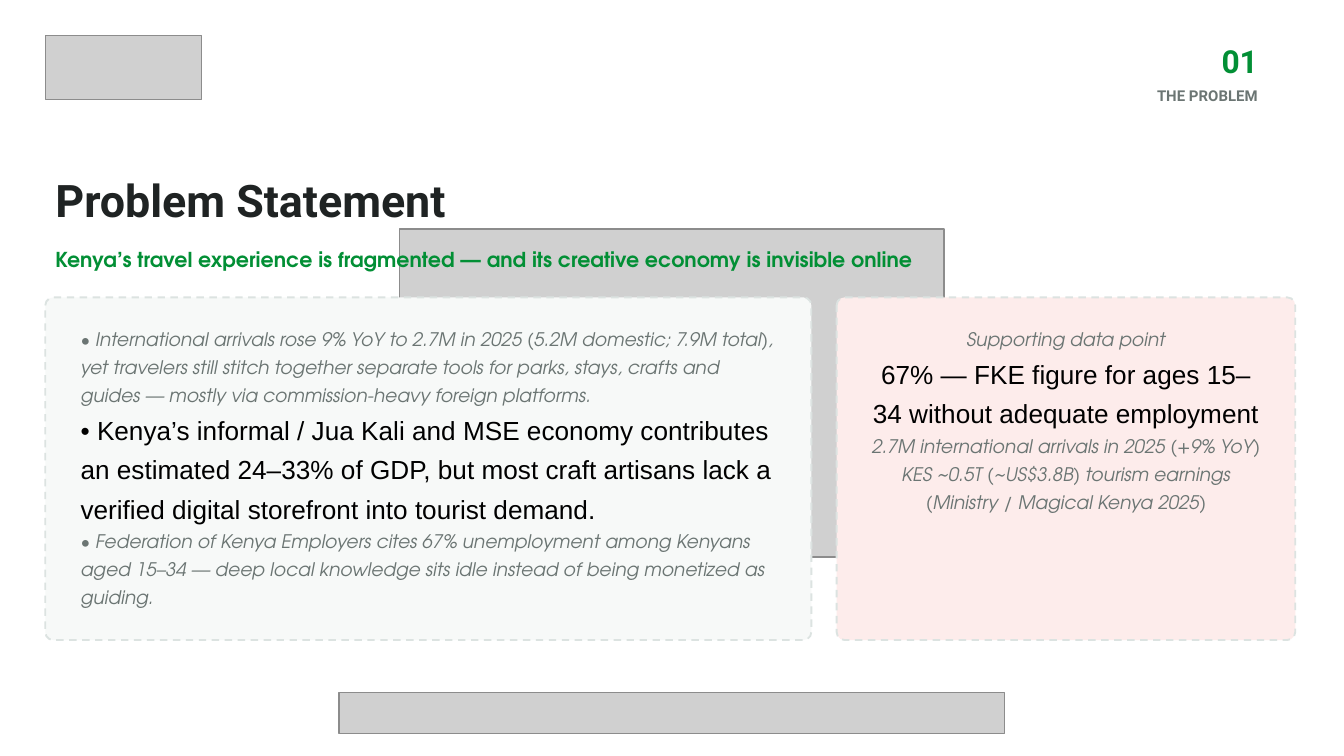
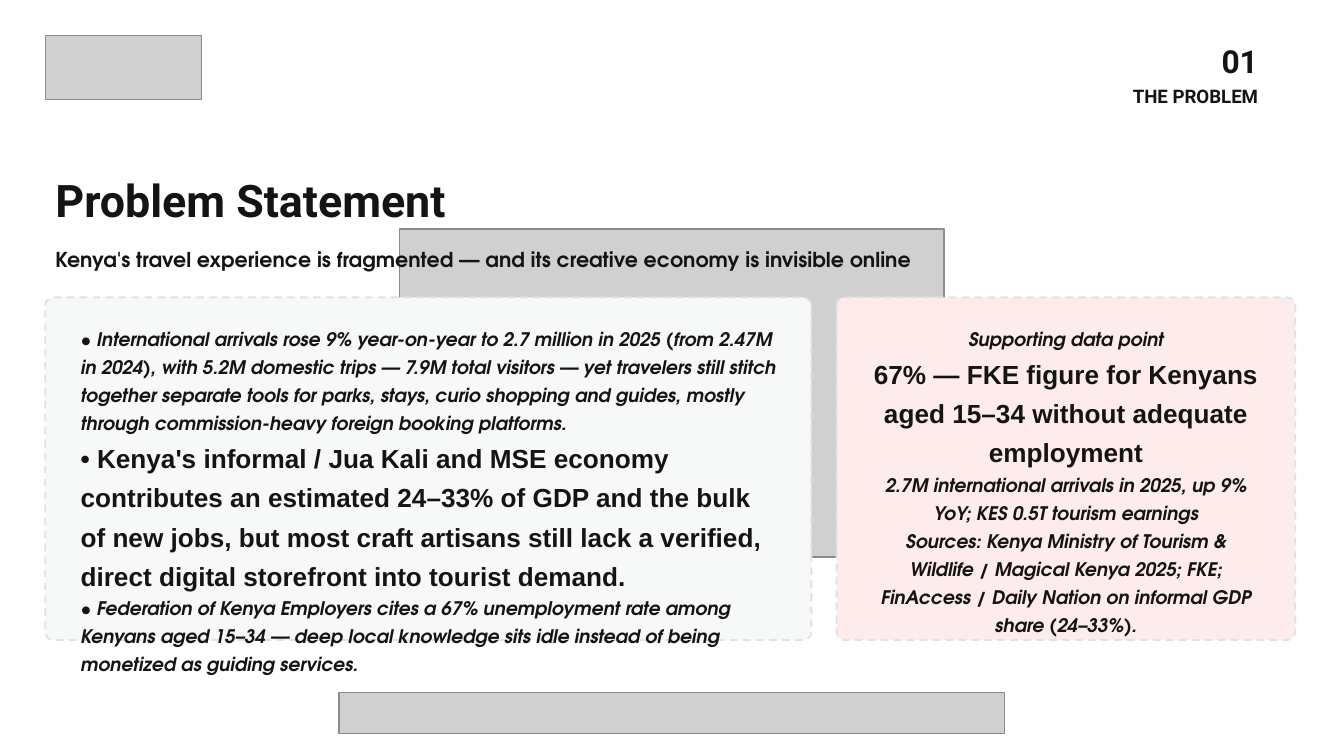
Before and after one commit to ProximaOpal/AuroraTravels, a slide deck: slide 2 of pitch/AuroraTravels_Pitch_Deck.pptx. Drawn at 1344x756 pixels with LibreOffice and Linux fonts; fonts in the diff are those of the drawing; grey boxes stand for pictures. Boxes give left, top, right and bottom in pixels: in the first picture for what was removed or moved away, otherwise in the second. Text is boxed around its words. In the diff, an @@ line names an element or a change of style, - is before the commit and + after.

```diff
--- a/pitch/AuroraTravels_Pitch_Deck.pptx
+++ b/pitch/AuroraTravels_Pitch_Deck.pptx
@@ text "01" at (x1=1222, y1=50, x2=1258, y2=74): text colour #028F35 to #141414 @@
@@ text "THE PROBLEM" at (x1=1133, y1=89, x2=1258, y2=103): size 8 to 10 pt, text colour #6B7573 to #141414 @@
@@ text "Problem Statement" at (x1=55, y1=183, x2=445, y2=218): text colour #1F2323 to #141414 @@
@@ text at (x1=55, y1=244, x2=911, y2=275): text changed; text colour #028F35 to #141414 @@
-Kenya’s travel experience is fragmented — and its creative economy is invisible online
+Kenya's travel experience is fragmented — and its creative economy is invisible online
@@ text at (x1=81, y1=331, x2=776, y2=675): text changed; text colour #6B7573 to #141414; bold on @@
-• International arrivals rose 9% YoY to 2.7M in 2025 (5.2M domestic; 7.9M total), yet travelers still stitch together separate tools for parks, stays, crafts and guides — mostly via commission-heavy foreign platforms.
-• Kenya’s informal / Jua Kali and MSE economy contributes an estimated 24–33% of GDP, but most craft artisans lack a verified digital storefront into tourist demand.
-• Federation of Kenya Employers cites 67% unemployment among Kenyans aged 15–34 — deep local knowledge sits idle instead of being monetized as guiding.
+• International arrivals rose 9% year-on-year to 2.7 million in 2025 (from 2.47M in 2024), with 5.2M domestic trips — 7.9M total visitors — yet travelers still stitch together separate tools for parks, stays, curio shopping and guides, mostly through commission-heavy foreign booking platforms.
+• Kenya's informal / Jua Kali and MSE economy contributes an estimated 24–33% of GDP and the bulk of new jobs, but most craft artisans still lack a verified, direct digital storefront into tourist demand.
+• Federation of Kenya Employers cites a 67% unemployment rate among Kenyans aged 15–34 — deep local knowledge sits idle instead of being monetized as guiding services.
@@ text at (x1=969, y1=331, x2=1163, y2=350): text colour #6B7573 to #141414, bold on in "Supporting data point" @@
@@ text at (x1=874, y1=365, x2=1257, y2=633): text changed; text colour #6B7573 to #141414; bold on @@
-67% — FKE figure for ages 15–34 without adequate employment
-2.7M international arrivals in 2025 (+9% YoY)
-KES ~0.5T (~US$3.8B) tourism earnings (Ministry / Magical Kenya 2025)
+67% — FKE figure for Kenyans aged 15–34 without adequate employment
+2.7M international arrivals in 2025, up 9% YoY; KES 0.5T tourism earnings
+Sources: Kenya Ministry of Tourism & Wildlife / Magical Kenya 2025; FKE; FinAccess / Daily Nation on informal GDP share (24–33%).
```
Also in this commit, not shown: 10 other slides changed, 2 other files.
